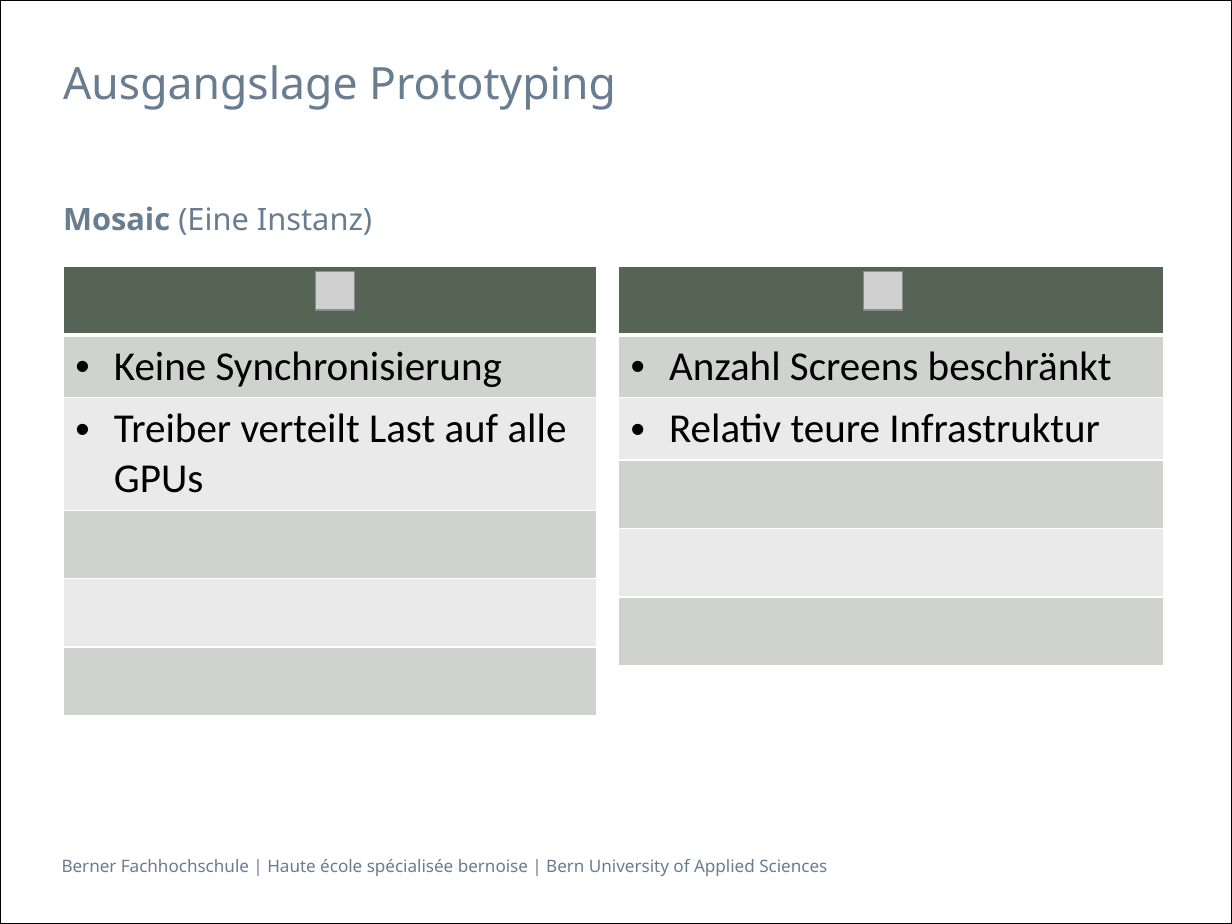
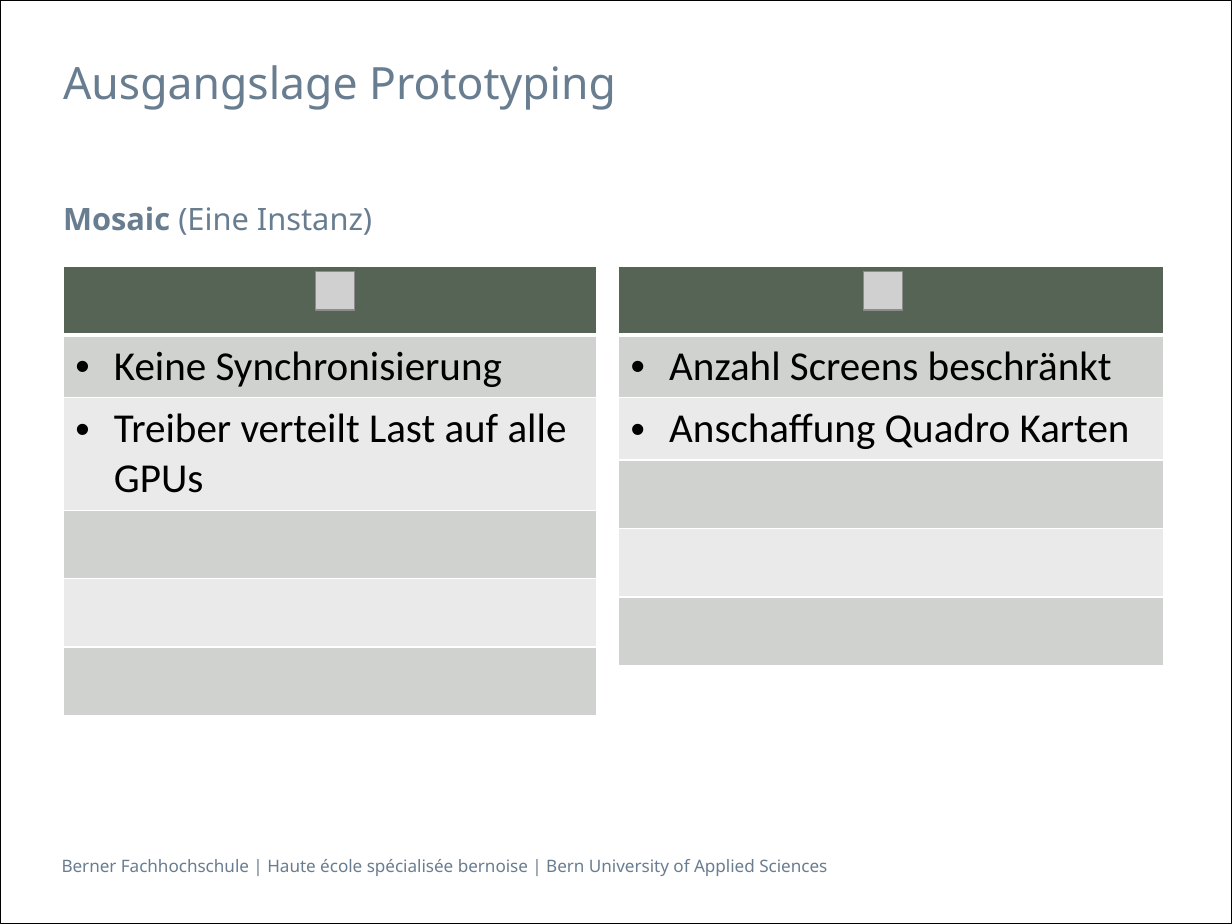
Before and after one commit to villj2/ch.bfh.cpvr.unitycave, a slide deck: slide 5 of docs/presentation/presentation_adolf_villiger.pptx (slide 6 before the commit). Drawn at 1232x924 pixels with LibreOffice and Linux fonts; fonts in the diff are those of the drawing; grey boxes stand for pictures. Boxes give left, top, right and bottom in pixels: in the first picture for what was removed or moved away, otherwise in the second. Text is boxed around its words. In the diff, an @@ line names an element or a change of style, - is before the commit and + after.

```diff
--- a/docs/presentation/presentation_adolf_villiger.pptx
+++ b/docs/presentation/presentation_adolf_villiger.pptx
@@ table at (618, 267, 1164, 567) @@
-row 3, column 1: Relativ teure Infrastruktur
+row 3, column 1: Anschaffung Quadro Karten
```
Also in this commit, not shown: 4 other slides changed, 8 slides removed, 2 other files.
